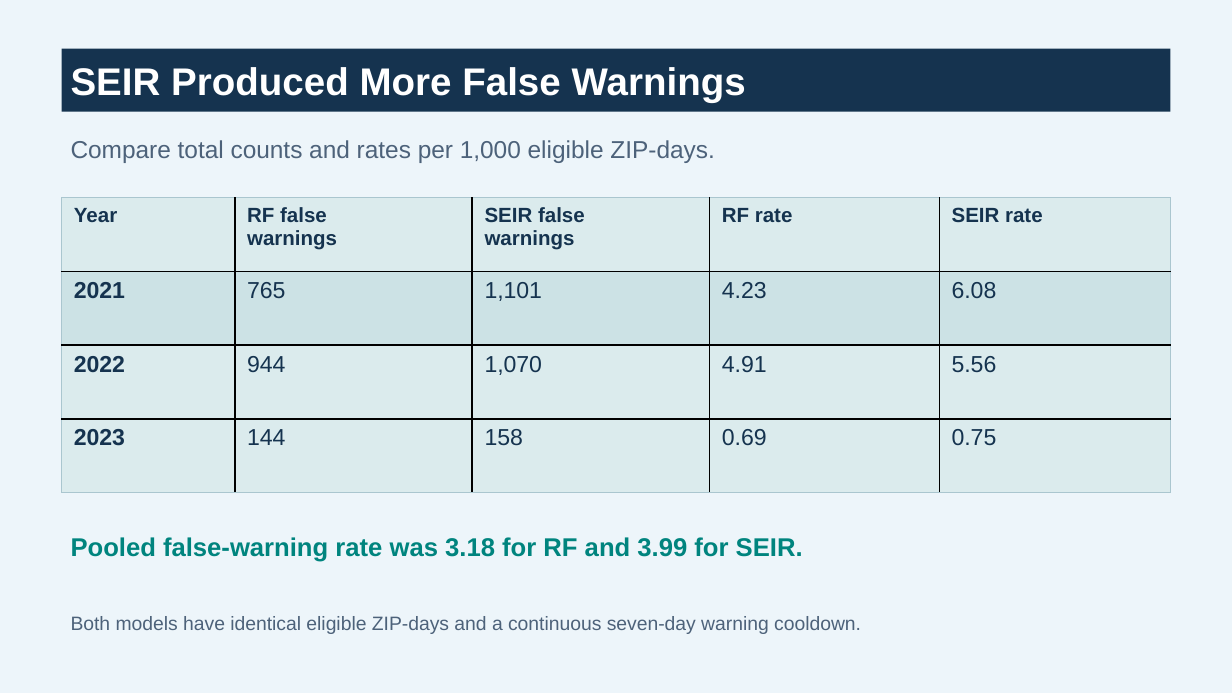
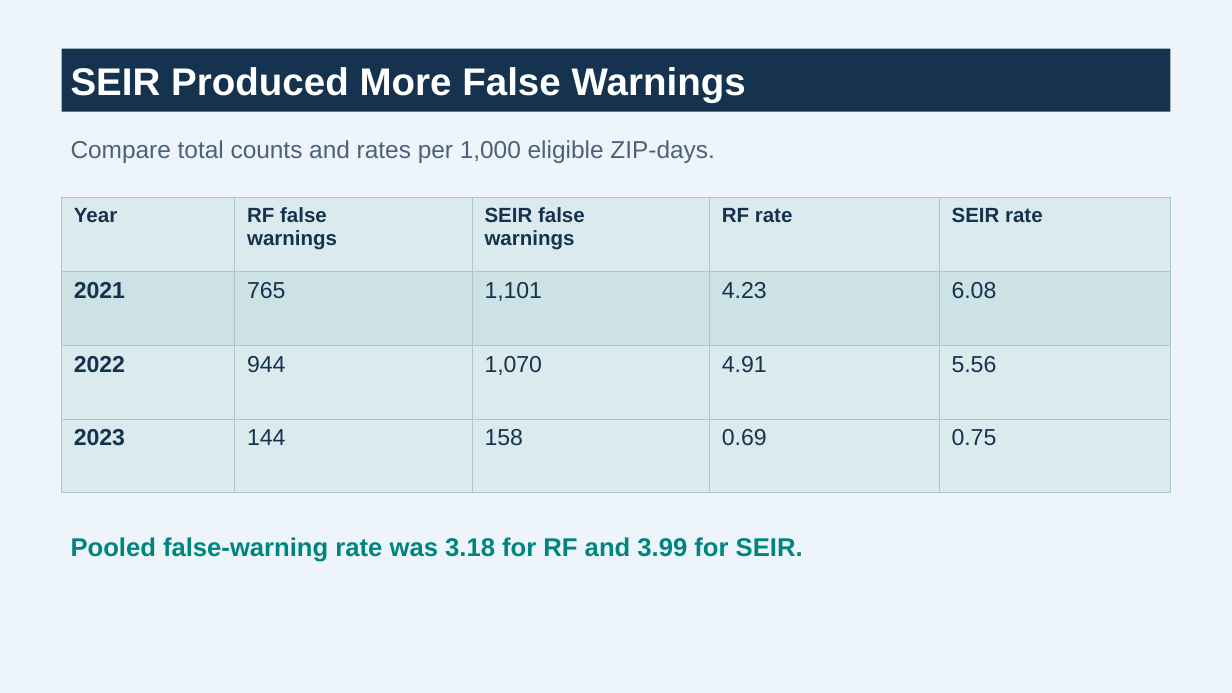
Before and after one commit to luweikun19950110/practicum-project, a slide deck: slide 5 of Weikun/weekly_update_outputs/2026-11-20/SEIR_RF_Testing_Slide_Options.pptx. Drawn at 1232x693 pixels with LibreOffice and Linux fonts; fonts in the diff are those of the drawing. Boxes give left, top, right and bottom in pixels: in the first picture for what was removed or moved away, otherwise in the second. Text is boxed around its words. In the diff, an @@ line names an element or a change of style, - is before the commit and + after.

```diff
--- a/Weikun/weekly_update_outputs/2026-11-20/SEIR_RF_Testing_Slide_Options.pptx
+++ b/Weikun/weekly_update_outputs/2026-11-20/SEIR_RF_Testing_Slide_Options.pptx
@@ table at [62,197,1172,493] @@
@@ borders changed @@
@@ text removed at [71,616,861,634] @@
-Both models have identical eligible ZIP-days and a continuous seven-day warning cooldown.
```
Also in this commit, not shown: 4 other slides changed.
